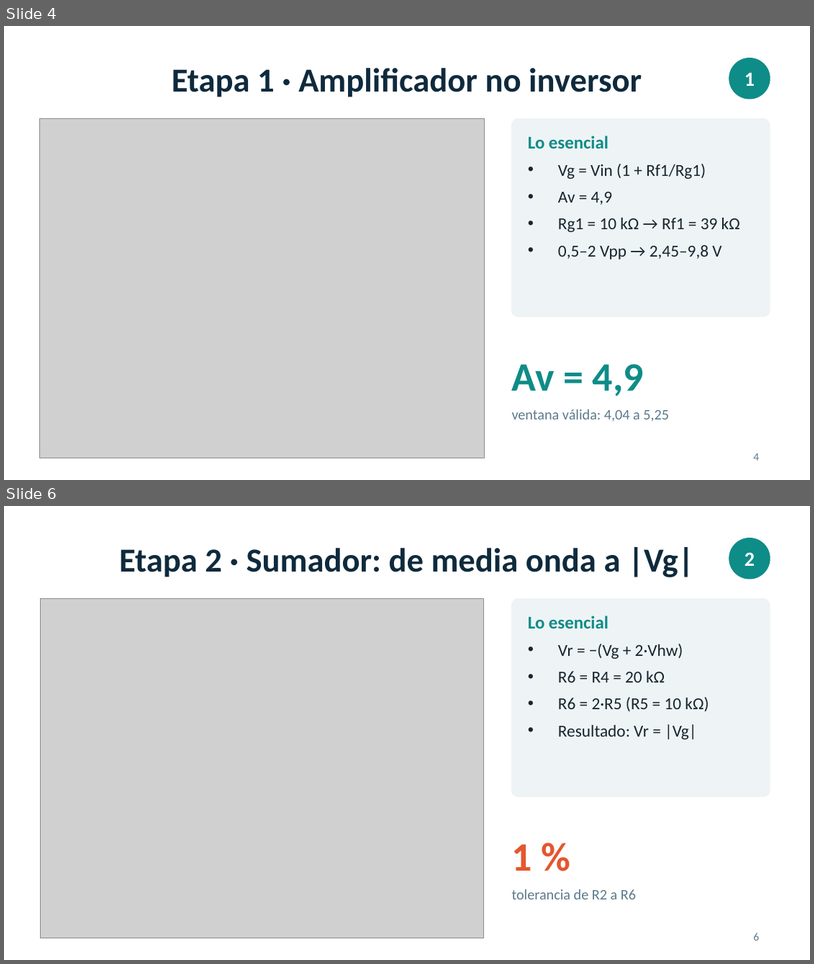
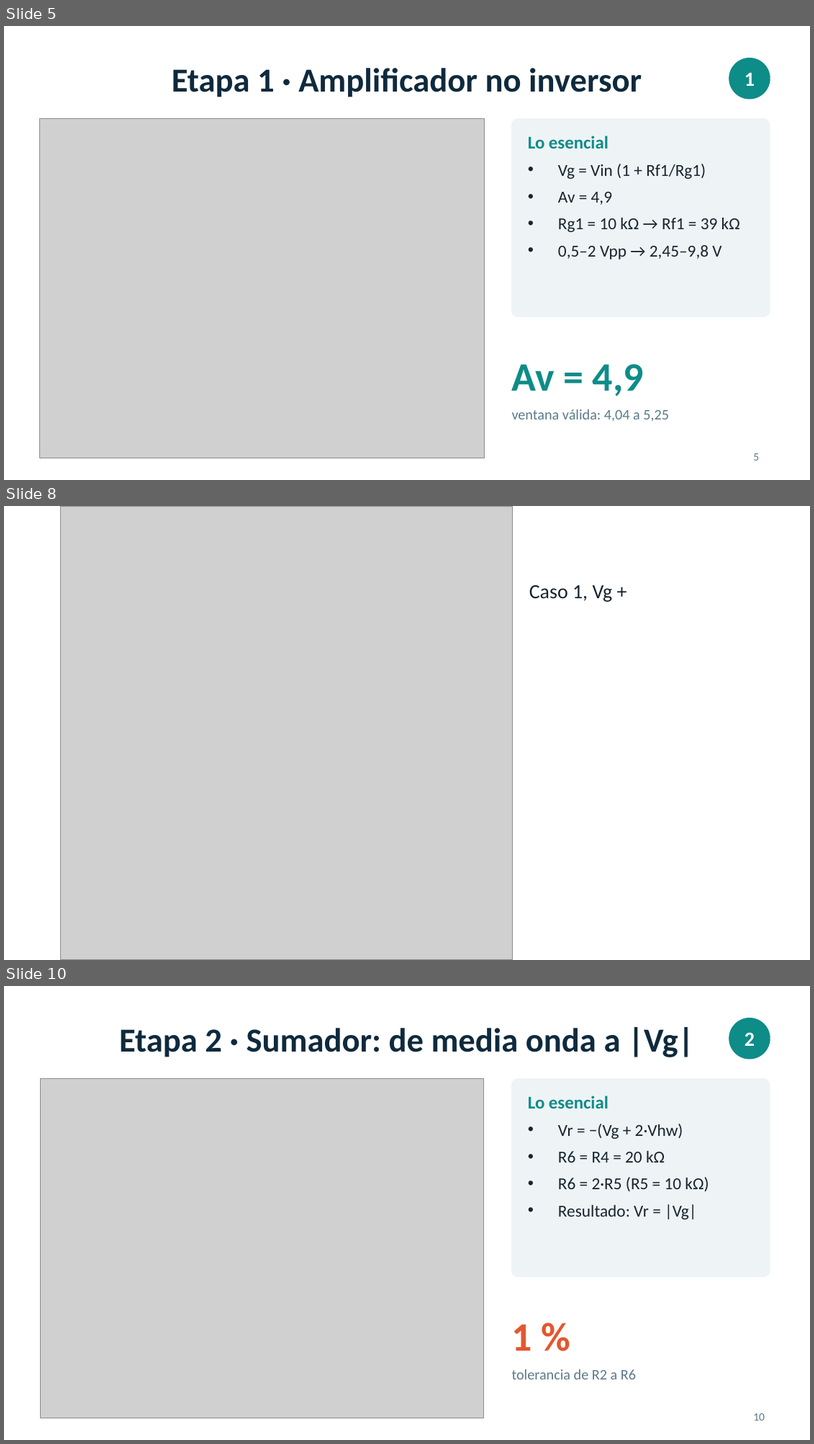
Before and after one commit to Brahiam18/detector-latido-ecg, a slide deck: presentacion/Presentacion_Detector_Latido_ECG.pptx. Shown one above the other, each under a label of ours: slides 4 and 6 before the commit, slides 5, 8 and 10 after it; the slides between them are not shown. The pictures are 814x964 and 814x1444 pixels, drawn with LibreOffice and Linux fonts; fonts in the diff are those of the drawing; grey boxes stand for pictures. Boxes give left, top, right and bottom in pixels: in the first picture for what was removed or moved away, otherwise in the second. Text is boxed around its words. In the diff, an @@ line names an element or a change of style, - is before the commit and + after.

```diff
--- a/presentacion/Presentacion_Detector_Latido_ECG.pptx
+++ b/presentacion/Presentacion_Detector_Latido_ECG.pptx
@@ slide 8 added at bbox=[4, 506, 810, 960], background #FFFFFF @@
@@ picture added at bbox=[60, 506, 513, 959] @@
@@ text added at bbox=[530, 585, 613, 602], 18 pt, text #17242F @@
+Caso 1, Vg +
@@ what was slide 4 is now slide 5 @@
@@ page number at bbox=[754, 453, 759, 460]: text changed @@
-4
+5
@@ what was slide 6 is now slide 10 @@
@@ page number at bbox=[754, 1413, 765, 1420]: text changed @@
-6
+10
```
Also in this commit, not shown: 5 slides changed, 16 other slides added, 1 other file.
